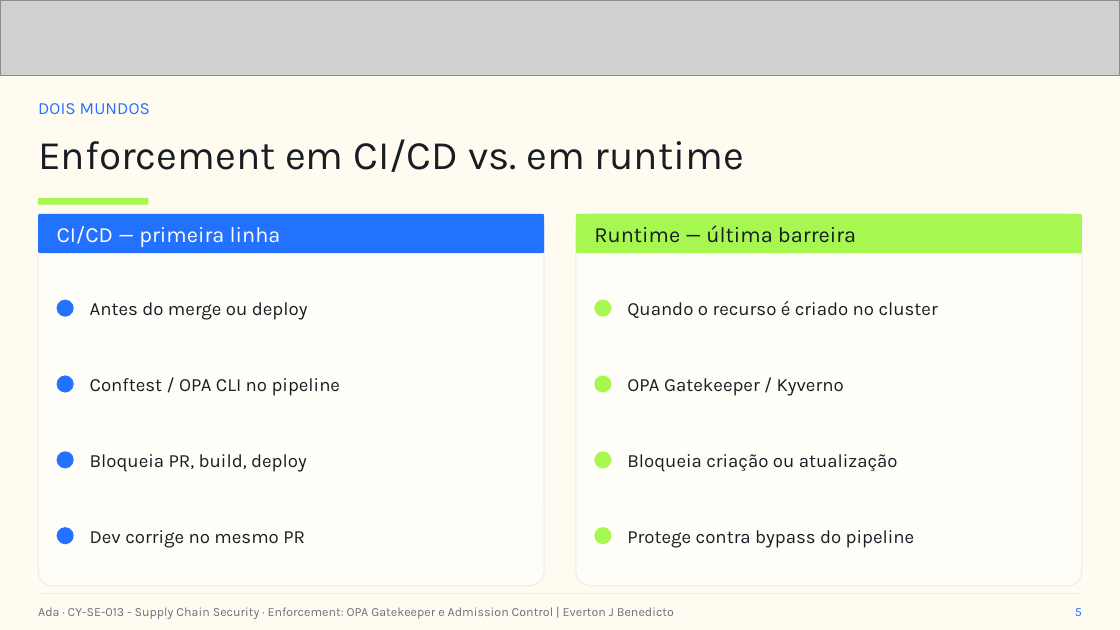
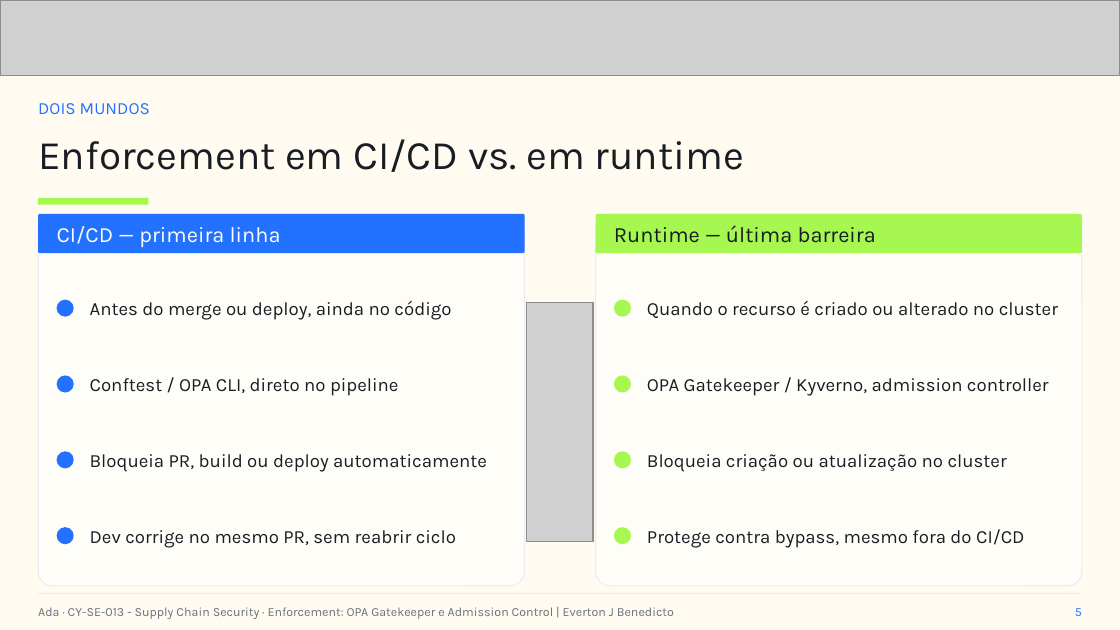
Before and after one commit to everton-dev/AdaTech.Aulas, a slide deck: slide 5 of CY-SE-013 - Supply Chain Security/slides/Aula_03_Enforcement_OPA_Gatekeeper_e_Admission_Control.pptx. Drawn at 1120x630 pixels with LibreOffice and Linux fonts; fonts in the diff are those of the drawing; grey boxes stand for pictures. Boxes give left, top, right and bottom in pixels: in the first picture for what was removed or moved away, otherwise in the second. Text is boxed around its words. In the diff, an @@ line names an element or a change of style, - is before the commit and + after.

```diff
--- a/CY-SE-013 - Supply Chain Security/slides/Aula_03_Enforcement_OPA_Gatekeeper_e_Admission_Control.pptx
+++ b/CY-SE-013 - Supply Chain Security/slides/Aula_03_Enforcement_OPA_Gatekeeper_e_Admission_Control.pptx
@@ rounded rectangle: place and size @@
-rounded rectangle at (38, 214, 544, 586)
+rounded rectangle at (38, 214, 524, 586)
@@ rounded rectangle: place and size @@
-rounded rectangle at (38, 214, 544, 253)
+rounded rectangle at (38, 214, 524, 253)
@@ rounded rectangle: place and size @@
-rounded rectangle at (576, 214, 1082, 586)
+rounded rectangle at (596, 214, 1082, 586)
@@ rounded rectangle: place and size @@
-rounded rectangle at (576, 214, 1082, 253)
+rounded rectangle at (596, 214, 1082, 253)
@@ text "Runtime — última barreira": place and size @@
-text "Runtime — última barreira" at (594, 225, 856, 243)
+text "Runtime — última barreira" at (614, 225, 876, 243)
@@ text at (90, 301, 451, 320): text changed @@
-Antes do merge ou deploy
+Antes do merge ou deploy, ainda no código
@@ picture added at (526, 302, 592, 542) @@
@@ text at (647, 301, 1058, 318): text changed @@
-Quando o recurso é criado no cluster
+Quando o recurso é criado ou alterado no cluster
@@ text at (90, 378, 399, 396): text changed @@
-Conftest / OPA CLI no pipeline
+Conftest / OPA CLI, direto no pipeline
@@ text at (647, 378, 1049, 396): text changed @@
-OPA Gatekeeper / Kyverno
+OPA Gatekeeper / Kyverno, admission controller
@@ text at (90, 454, 487, 472): text changed @@
-Bloqueia PR, build, deploy
+Bloqueia PR, build ou deploy automaticamente
@@ text at (647, 454, 1007, 472): text changed @@
-Bloqueia criação ou atualização
+Bloqueia criação ou atualização no cluster
@@ text at (90, 530, 456, 548): text changed @@
-Dev corrige no mesmo PR
+Dev corrige no mesmo PR, sem reabrir ciclo
@@ 4 ellipses: place and size @@
-4 ellipses at (595, 299, 612, 544)
+4 ellipses at (614, 299, 631, 544)
@@ text at (647, 529, 1024, 548): text changed @@
-Protege contra bypass do pipeline
+Protege contra bypass, mesmo fora do CI/CD
```
Also in this commit, not shown: 6 other slides changed, 10 other files.
